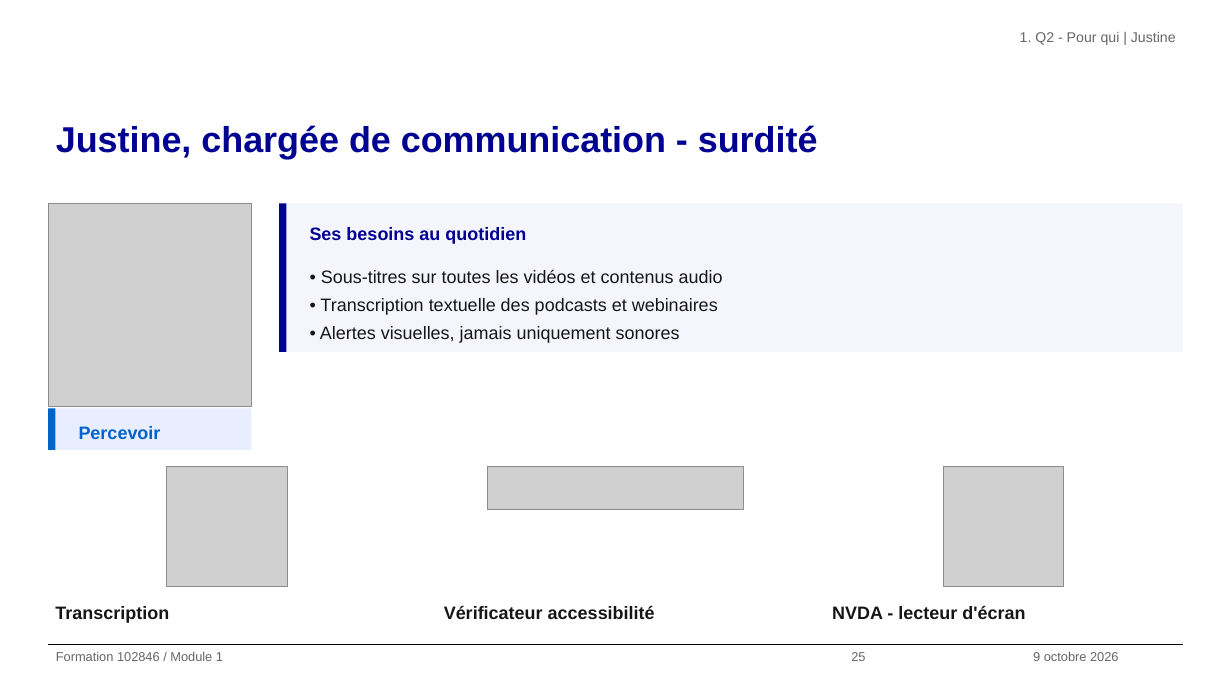
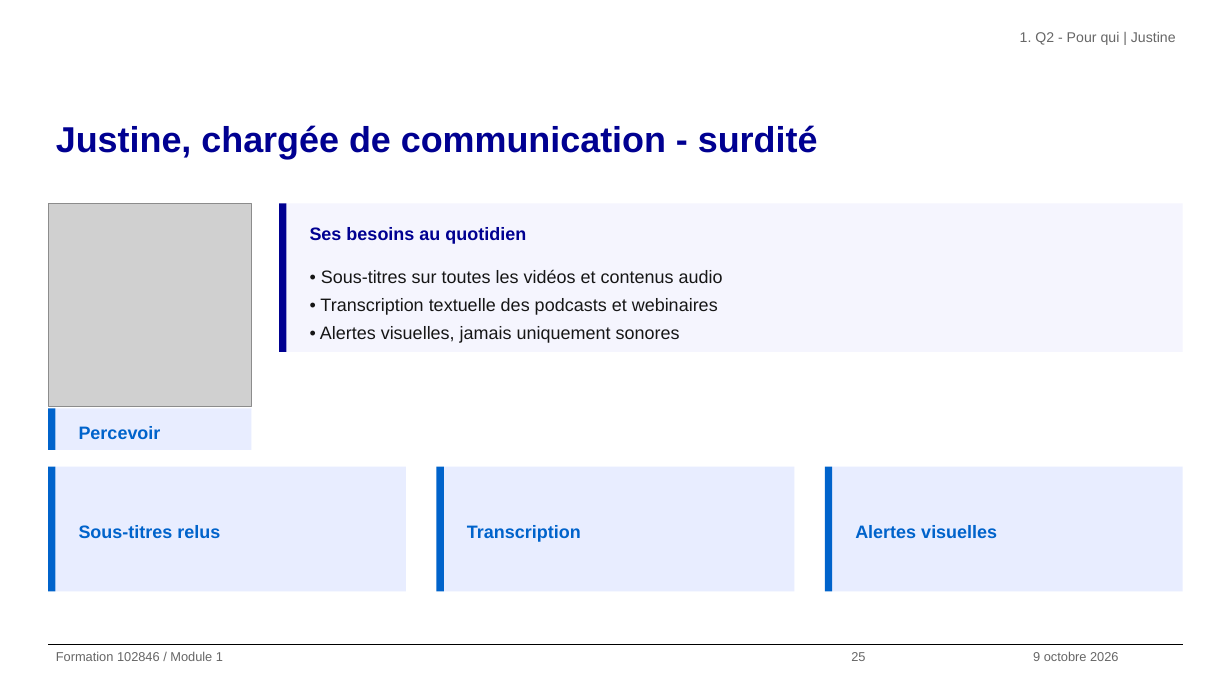
Before and after one commit to alexandra-guiderdoni/usine-fabrication-igpde-102846-ay11, a slide deck: slide 25 of livrables-IGPDE-2026-102846/Formateur/support-formation-102846-2026-IGPDE.pptx. Drawn at 1232x693 pixels with LibreOffice and Linux fonts; fonts in the diff are those of the drawing; grey boxes stand for pictures; background and template pictures are left out. Boxes give left, top, right and bottom in pixels: in the first picture for what was removed or moved away, otherwise in the second. Text is boxed around its words. In the diff, an @@ line names an element or a change of style, - is before the commit and + after.

```diff
--- a/livrables-IGPDE-2026-102846/Formateur/support-formation-102846-2026-IGPDE.pptx
+++ b/livrables-IGPDE-2026-102846/Formateur/support-formation-102846-2026-IGPDE.pptx
@@ rectangle added at (x1=48, y1=467, x2=55, y2=592), fill #0063CB @@
@@ rectangle added at (x1=55, y1=467, x2=406, y2=592), fill #E8EDFF @@
@@ picture removed at (x1=167, y1=467, x2=287, y2=587) @@
@@ rectangle added at (x1=436, y1=467, x2=444, y2=592), fill #0063CB @@
@@ rectangle added at (x1=444, y1=467, x2=794, y2=592), fill #E8EDFF @@
@@ text "Transcription" moved from (x1=55, y1=606, x2=169, y2=623) to (x1=467, y1=525, x2=581, y2=542) @@
@@ text "Transcription" at (x1=467, y1=525, x2=581, y2=542): text colour #161616 to #0063CB; vertical alignment top to middle @@
@@ picture removed at (x1=488, y1=467, x2=744, y2=510) @@
@@ rectangle added at (x1=825, y1=467, x2=833, y2=592), fill #0063CB @@
@@ rectangle added at (x1=833, y1=467, x2=1183, y2=592), fill #E8EDFF @@
@@ picture removed at (x1=944, y1=467, x2=1064, y2=587) @@
@@ text added at (x1=79, y1=525, x2=220, y2=538), 14 pt, text #0063CB, bold @@
+Sous-titres relus
@@ text added at (x1=855, y1=525, x2=997, y2=538), 14 pt, text #0063CB, bold @@
+Alertes visuelles
@@ text removed at (x1=444, y1=605, x2=655, y2=619) @@
-Vérificateur accessibilité
@@ text removed at (x1=832, y1=605, x2=1025, y2=619) @@
-NVDA - lecteur d'écran
```
Also in this commit, not shown: 7 other slides changed, 18 other files.
